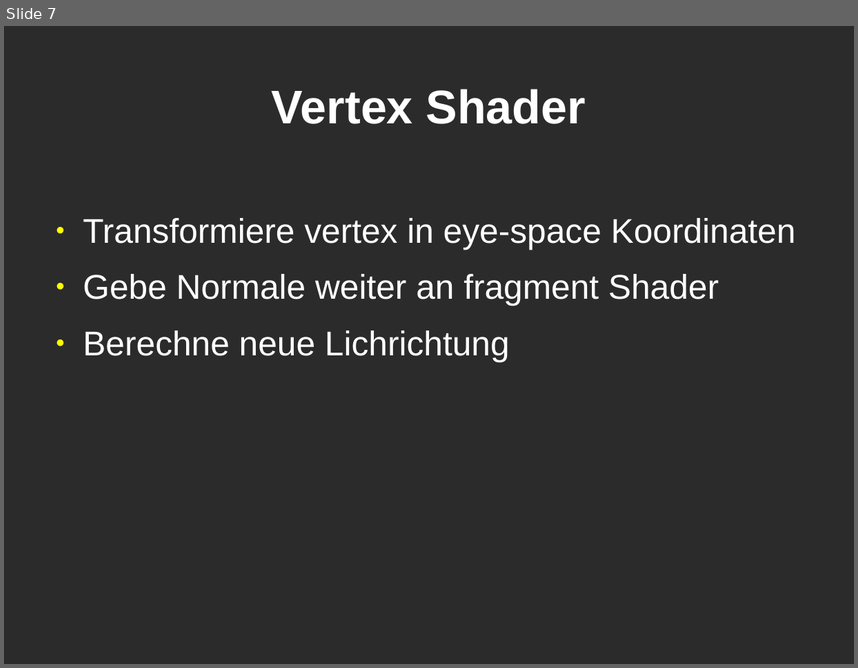
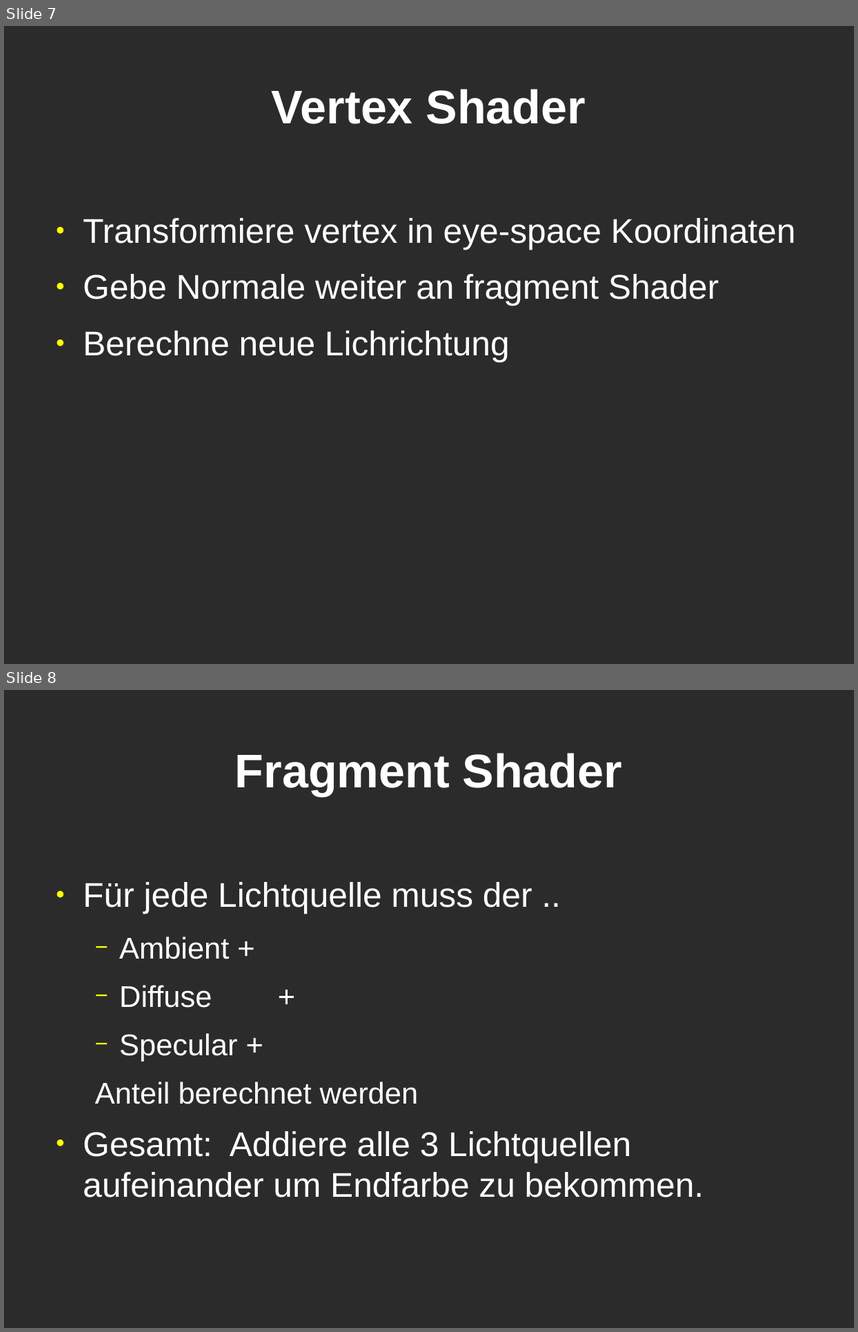
Before and after one commit to mgla/cg-projekt0910, a slide deck: präsentation/Folien.odp. Shown one above the other, each under a label of ours: slide 7 before the commit, slides 7 and 8 after it. The pictures are 858x668 and 858x1332 pixels, drawn with LibreOffice and Linux fonts; fonts in the diff are those of the drawing; background and template pictures are left out; a plain dark background stands for a picture behind light text. Boxes give left, top, right and bottom in pixels: in the first picture for what was removed or moved away, otherwise in the second. Text is boxed around its words. In the diff, an @@ line names an element or a change of style, - is before the commit and + after.

```diff
--- a/präsentation/Folien.odp
+++ b/präsentation/Folien.odp
@@ slide 8 added at box(4, 690, 854, 1328), background picture (left out) @@
@@ title added at box(235, 753, 622, 796), 44 pt, text #FFFFFF, bold @@
+Fragment Shader
@@ text added at box(83, 882, 704, 1197), 32 pt, text #FFFFFF @@
+● Für jede Lichtquelle muss der ..
+  − Ambient +
+  − Diffuse +
+  − Specular +
+  Anteil berechnet werden
+● Gesamt: Addiere alle 3 Lichtquellen aufeinander um Endfarbe zu bekommen.
```
Also in this commit, not shown: 1 slide changed, 1 other slide added, 1 slide removed.
